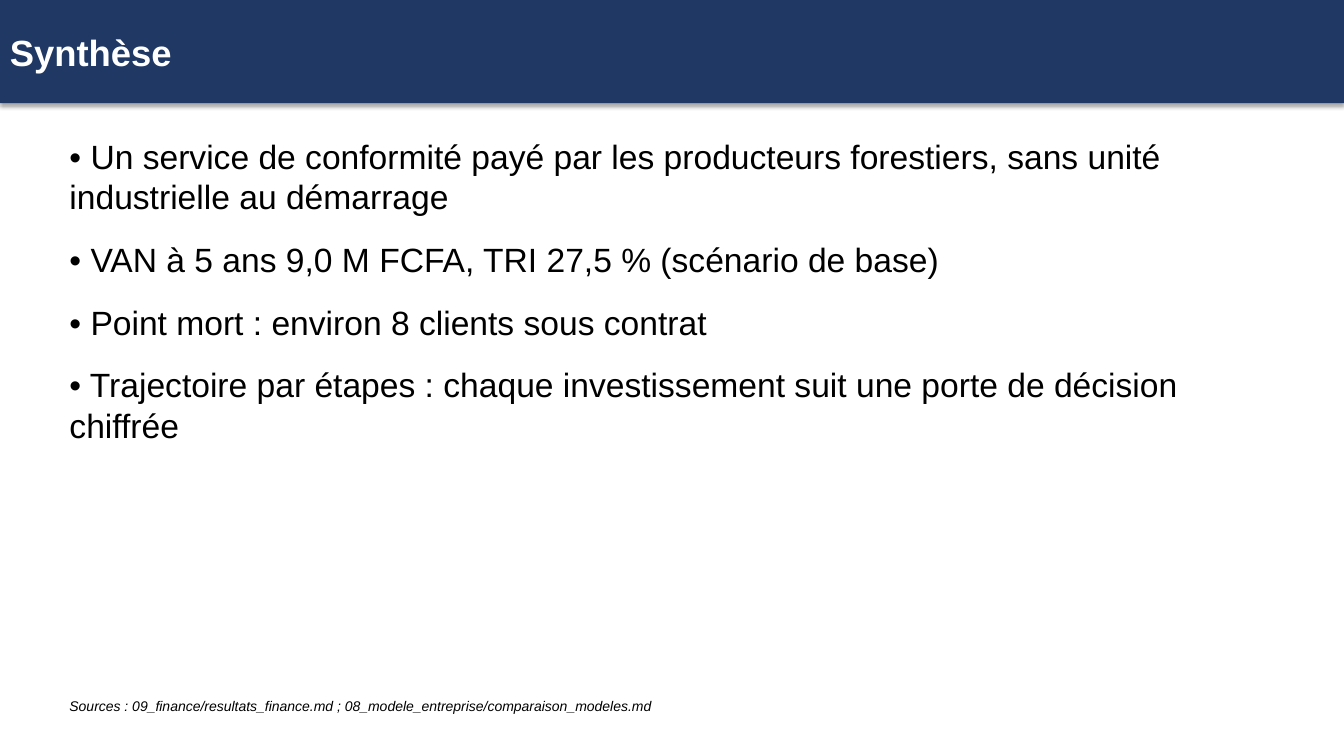
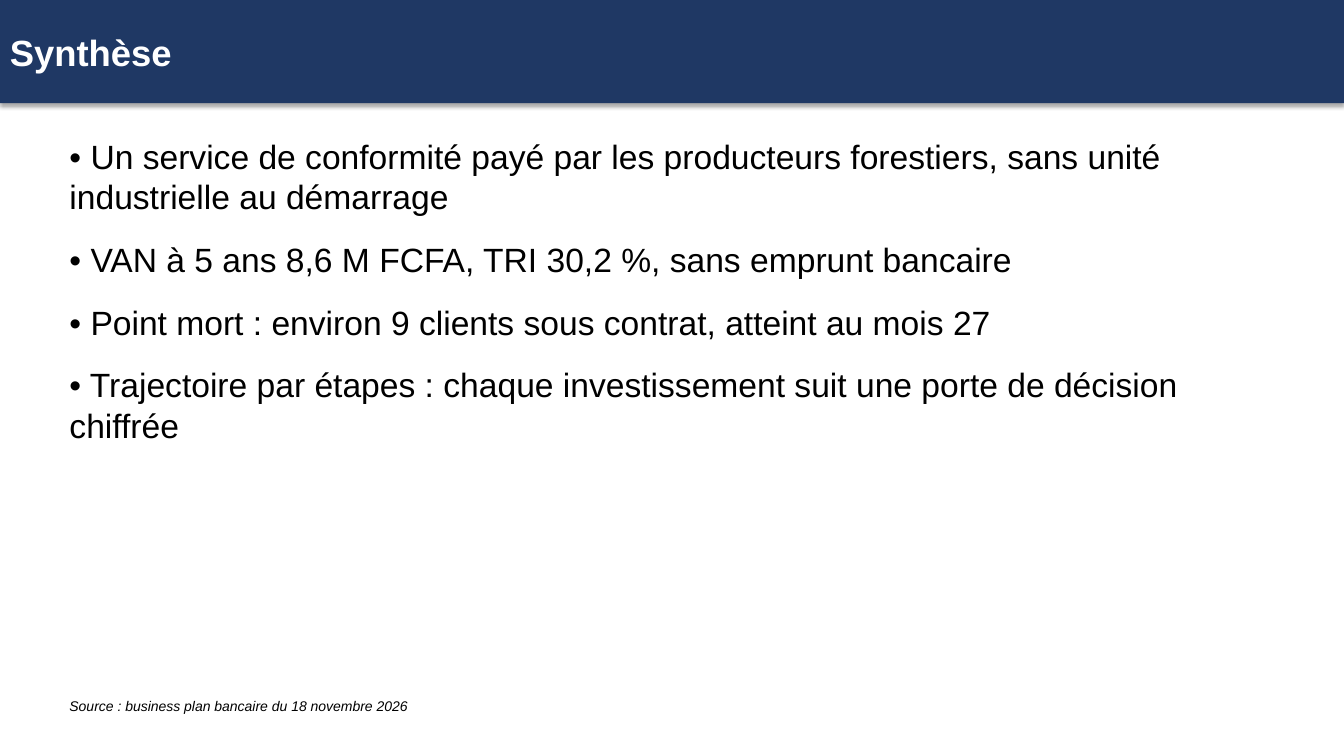
Before and after one commit to AhmadHabibou/petrosmart-tools, a slide deck: slide 2 of huiles-usagees/17_synthese/livrables/2026-11-18 Huiles usagees Presentation banque.pptx. Drawn at 1344x756 pixels with LibreOffice and Linux fonts; fonts in the diff are those of the drawing. Boxes give left, top, right and bottom in pixels: in the first picture for what was removed or moved away, otherwise in the second. Text is boxed around its words. In the diff, an @@ line names an element or a change of style, - is before the commit and + after.

```diff
--- a/huiles-usagees/17_synthese/livrables/2026-11-18 Huiles usagees Presentation banque.pptx
+++ b/huiles-usagees/17_synthese/livrables/2026-11-18 Huiles usagees Presentation banque.pptx
@@ text at <box>91,247,1012,340</box>: text changed @@
-• VAN à 5 ans 9,0 M FCFA, TRI 27,5 % (scénario de base)
-• Point mort : environ 8 clients sous contrat
+• VAN à 5 ans 8,6 M FCFA, TRI 30,2 %, sans emprunt bancaire
+• Point mort : environ 9 clients sous contrat, atteint au mois 27
@@ text at <box>69,701,408,714</box>: text changed @@
-Sources : 09_finance/resultats_finance.md ; 08_modele_entreprise/comparaison_modeles.md
+Source : business plan bancaire du 18 novembre 2026
```
Also in this commit, not shown: 6 other slides changed, 13 other files.
